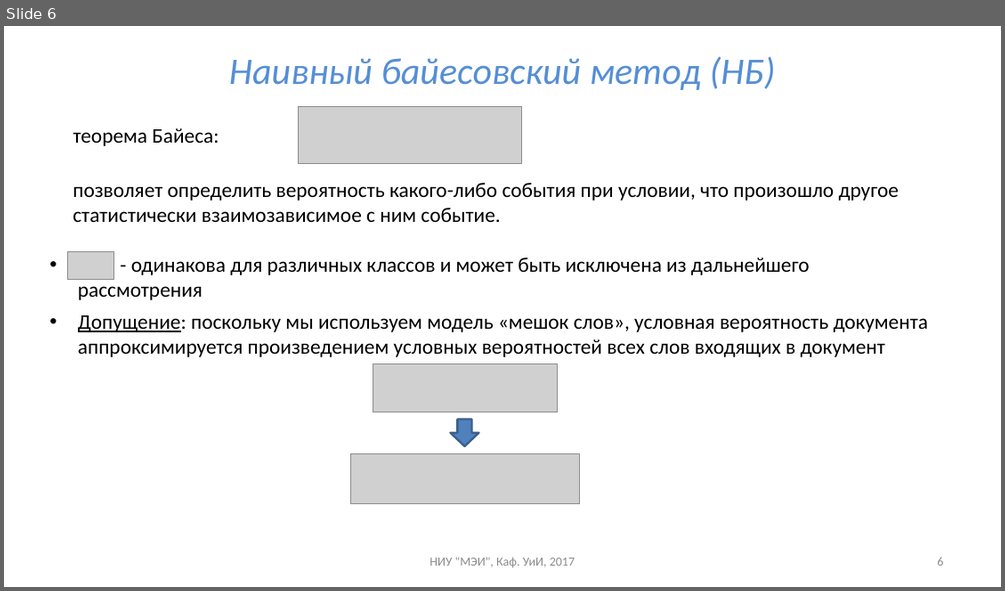
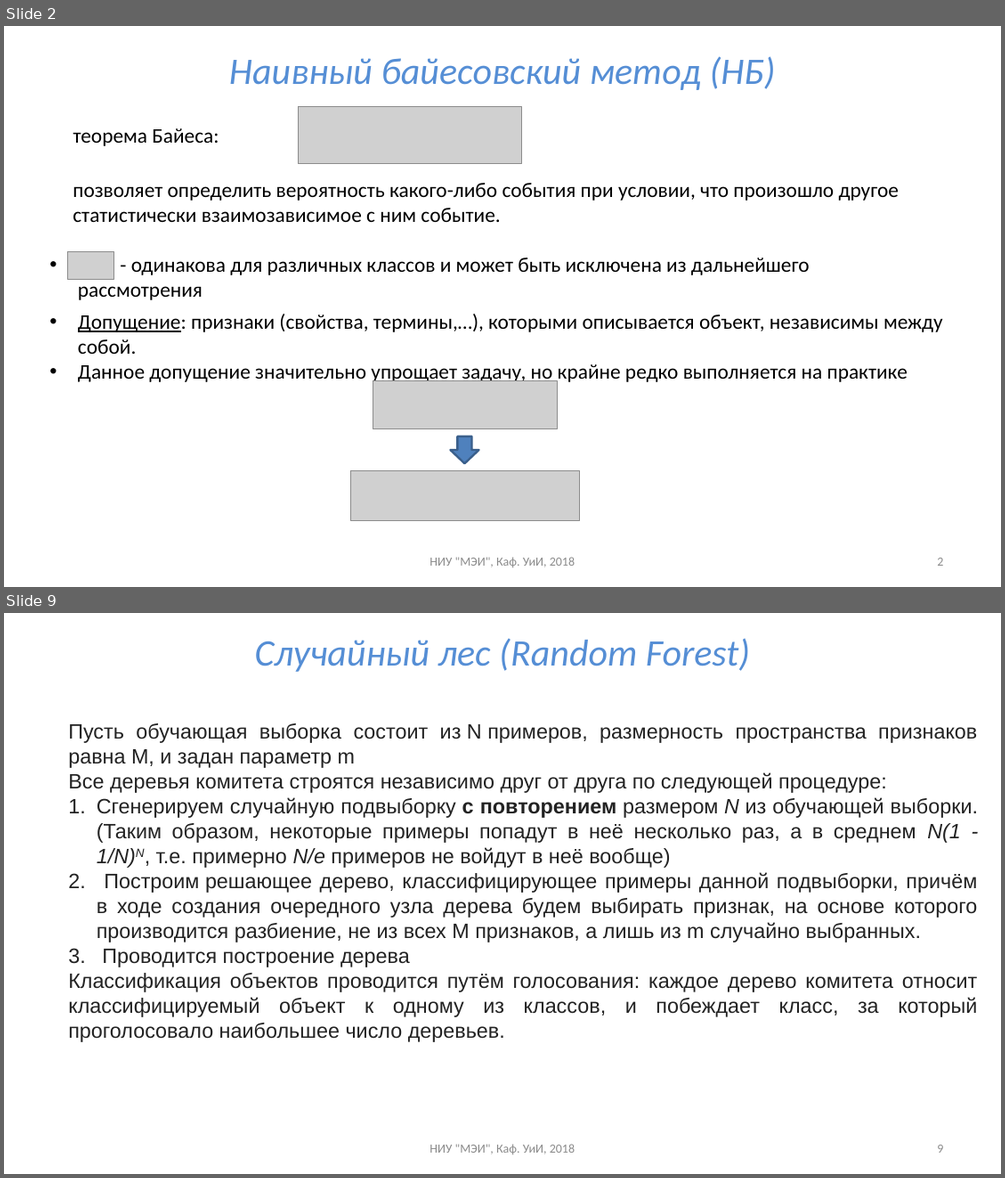
Before and after one commit to uii-mpei/uii-mpei.github.io, a slide deck: study/courses/iis/IIS_lec_3.pptx. Shown one above the other, each under a label of ours: slide 6 before the commit, slides 2 and 9 after it; the slides between them are not shown. The pictures are 1005x591 and 1005x1178 pixels, drawn with LibreOffice and Linux fonts; fonts in the diff are those of the drawing; grey boxes stand for pictures. Boxes give left, top, right and bottom in pixels: in the first picture for what was removed or moved away, otherwise in the second. Text is boxed around its words. In the diff, an @@ line names an element or a change of style, - is before the commit and + after.

```diff
--- a/study/courses/iis/IIS_lec_3.pptx
+++ b/study/courses/iis/IIS_lec_3.pptx
@@ slide 9 added at bbox=[4, 613, 1001, 1174], background #FFFFFF @@
@@ title added at bbox=[255, 638, 750, 672], 36 pt, text #558ED5, italic @@
+Случайный лес (Random Forest)
@@ text added at bbox=[68, 723, 978, 1042], 20 pt, text #222222 @@
+Пусть обучающая выборка состоит из N примеров, размерность пространства признаков равна M, и задан параметр m
+Все деревья комитета строятся независимо друг от друга по следующей процедуре:
+1. Сгенерируем случайную подвыборку с повторением размером N из обучающей выборки. (Таким образом, некоторые примеры попадут в неё несколько раз, а в среднем N(1 - 1/N)N, т.е. примерно N/e примеров не войдут в неё вообще)
+2. Построим решающее дерево, классифицирующее примеры данной подвыборки, причём в ходе создания очередного узла дерева будем выбирать признак, на основе которого производится разбиение, не из всех M признаков, а лишь из m случайно выбранных.
+3. Проводится построение дерева
+Классификация объектов проводится путём голосования: каждое дерево комитета относит классифицируемый объект к одному из классов, и побеждает класс, за который проголосовало наибольшее число деревьев.
@@ text added at bbox=[429, 1143, 574, 1154], 12 pt, text #8C8C8C @@
+НИУ "МЭИ", Каф. УиИ, 2018
@@ page number added at bbox=[937, 1144, 943, 1152], 12 pt, text #8C8C8C @@
+9
@@ what was slide 6 is now slide 2 @@
@@ slide 2 changed as well @@
@@ text at bbox=[78, 313, 943, 385]: text changed @@
-• Допущение: поскольку мы используем модель «мешок слов», условная вероятность документа аппроксимируется произведением условных вероятностей всех слов входящих в документ
+• Допущение: признаки (свойства, термины,…), которыми описывается объект, независимы между собой.
+• Данное допущение значительно упрощает задачу, но крайне редко выполняется на практике
@@ 2 pictures, 1 down arrow: place and size @@
-2 pictures, 1 down arrow at bbox=[350, 364, 579, 504]
+2 pictures, 1 down arrow at bbox=[350, 381, 579, 521]
@@ text at bbox=[429, 556, 574, 567]: text changed @@
-НИУ "МЭИ", Каф. УиИ, 2017
+НИУ "МЭИ", Каф. УиИ, 2018
@@ page number at bbox=[937, 557, 943, 565]: text changed @@
-6
+2
```
Also in this commit, not shown: 2 other slides changed, 5 other slides added, 4 slides removed.
